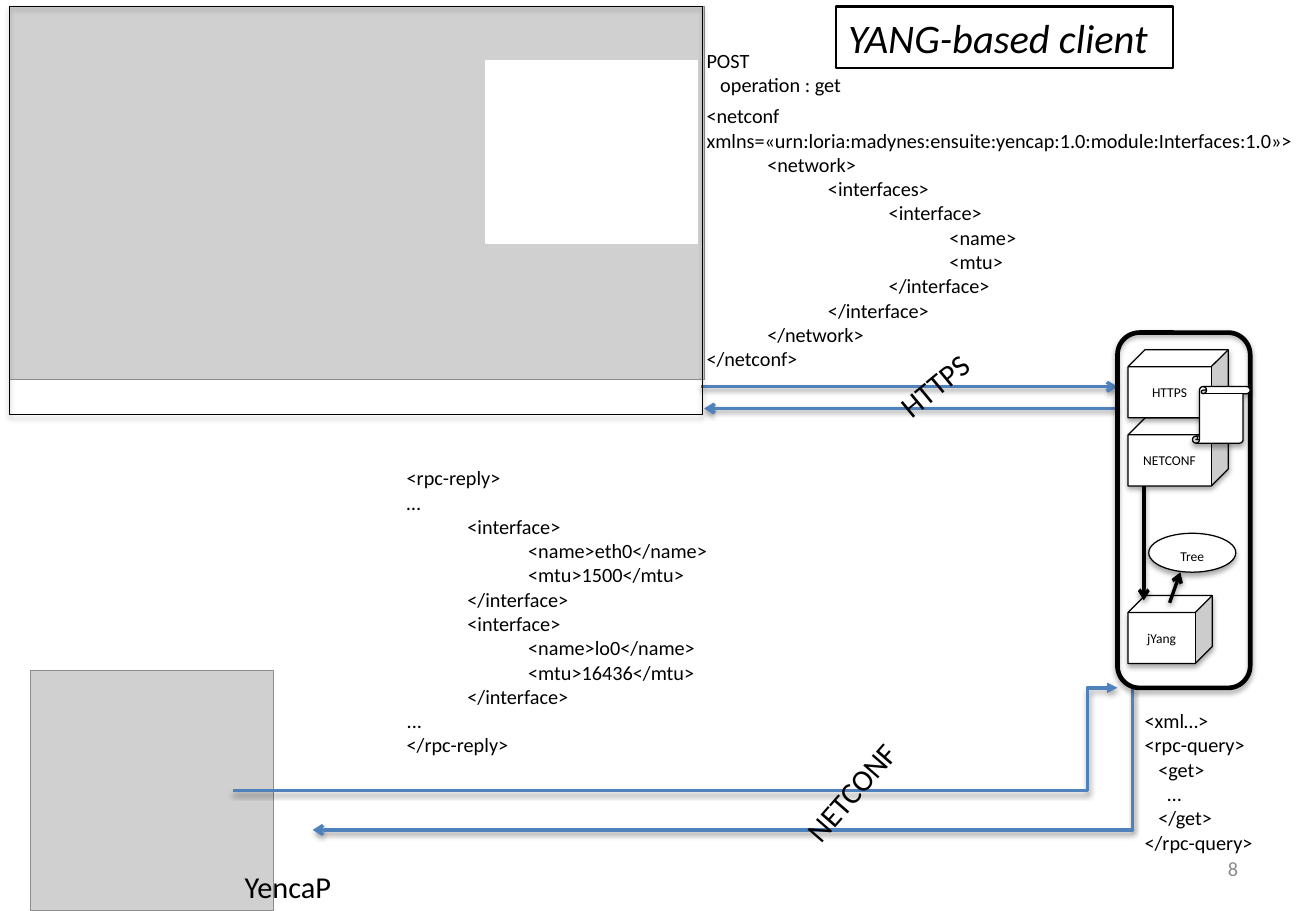
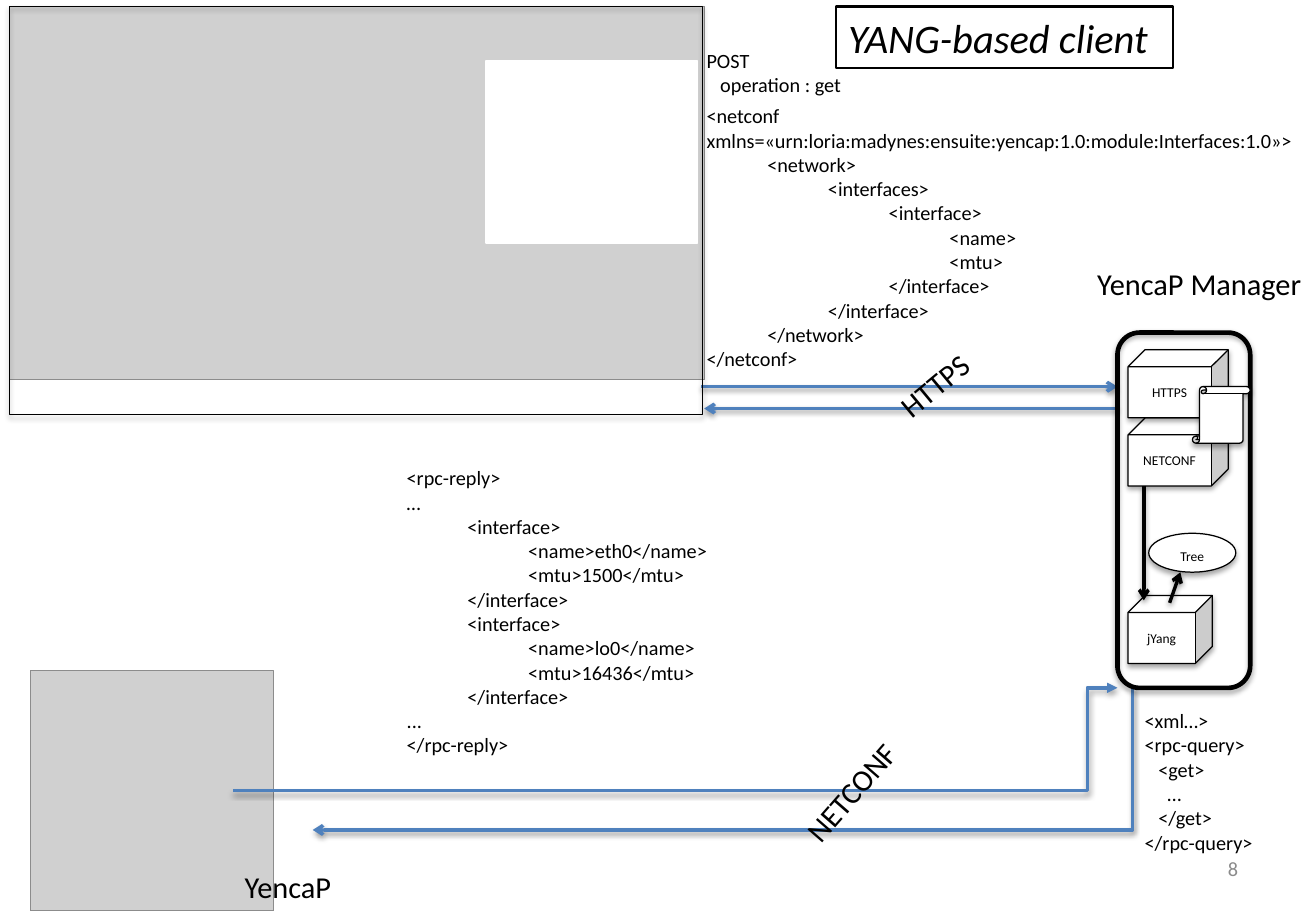
Before and after one commit to AaronNGray/jYang, a slide deck: slide 8 of yang-manager/reports/YangArchiAnimatedCameraReady2.pptx. Drawn at 1316x911 pixels with LibreOffice and Linux fonts; fonts in the diff are those of the drawing; grey boxes stand for pictures. Boxes give left, top, right and bottom in pixels: in the first picture for what was removed or moved away, otherwise in the second. Text is boxed around its words. In the diff, an @@ line names an element or a change of style, - is before the commit and + after.

```diff
--- a/yang-manager/reports/YangArchiAnimatedCameraReady2.pptx
+++ b/yang-manager/reports/YangArchiAnimatedCameraReady2.pptx
@@ text added at [1097, 275, 1302, 301], 18 pt, text #000000 @@
+YencaP Manager
```
Also in this commit, not shown: 1 other slide changed.
